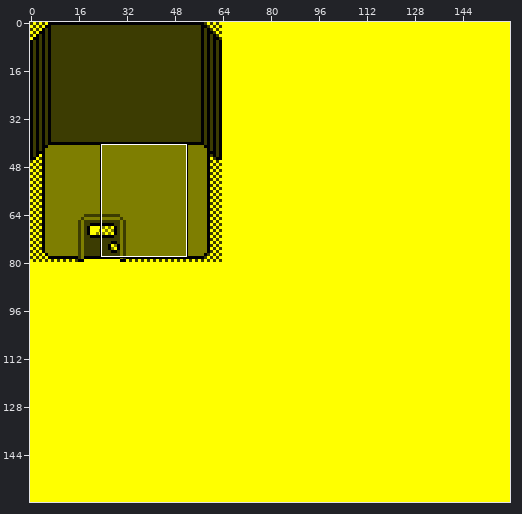
A sprite sheet gets an edit: assets/texture/building.png. The first picture is a wide view before the edit; the outline marks the close-up.
Close-up. Before the commit:
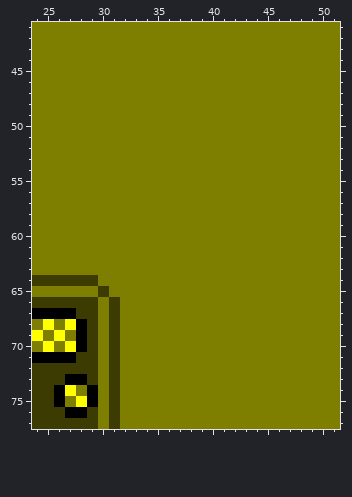
The file is 160x160 pixels. Shown: x 24..51, y 41..77.
New version:
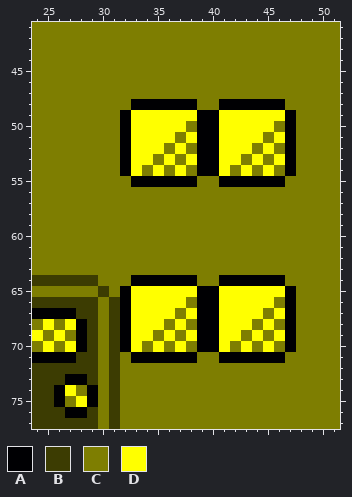
Palette (. is transparent): A #000003  B #3c3c02  C #7e7e01  D #ffff00
Edits made:
Colour A replaces colour C in row 48 at x 33 to 38 and 41 to 46; in rows 49 to 54 at x 32, 39 to 40 and 47; in row 55 at x 33 to 38 and 41 to 46; in row 64 at x 33 to 38 and 41 to 46; in rows 65 to 70 at x 32, 39 to 40 and 47; in row 71 at x 33 to 38 and 41 to 46.
Colour D replaces colour C in row 49 at x 33 to 38 and 41 to 46; in row 50 at x 33 to 37 and 41 to 45; in row 51 at x 33 to 36, 38, 41 to 44 and 46; in row 52 at x 33 to 35, 37, 41 to 43 and 45; in row 53 at x 33 to 34, 36, 38, 41 to 42, 44 and 46; in row 54 at x 33, 35, 37, 41, 43 and 45.
Colour D replaces colour C in row 65 at x 33 to 38 and 41 to 46; in row 66 at x 33 to 37 and 41 to 45; in row 67 at x 33 to 36, 38, 41 to 44 and 46; in row 68 at x 33 to 35, 37, 41 to 43 and 45; in row 69 at x 33 to 34, 36, 38, 41 to 42, 44 and 46; in row 70 at x 33, 35, 37, 41, 43 and 45.
